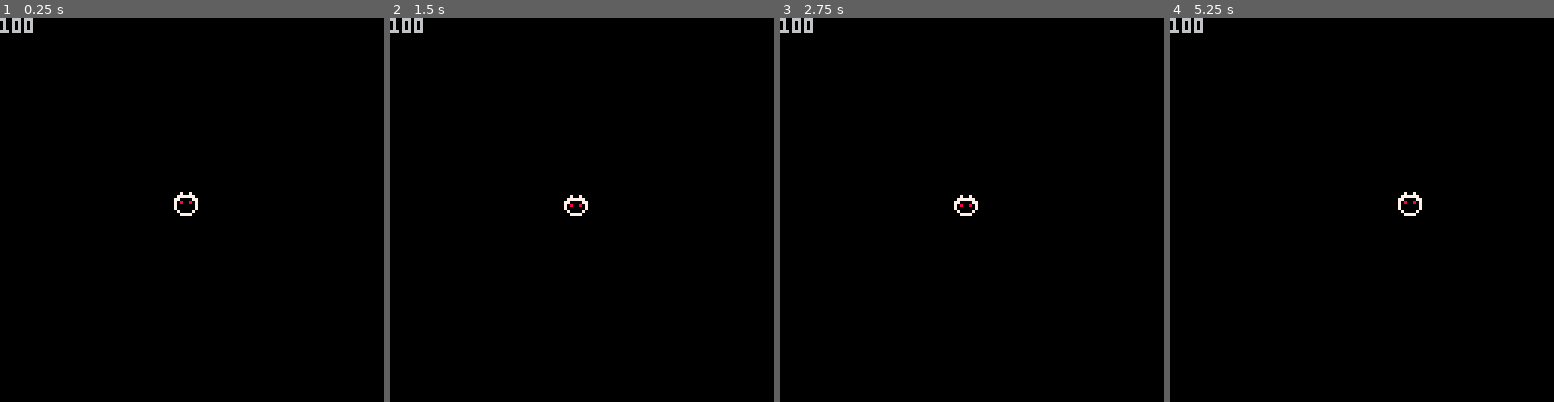
Above: before the commit, frames 1-4 (left to right).
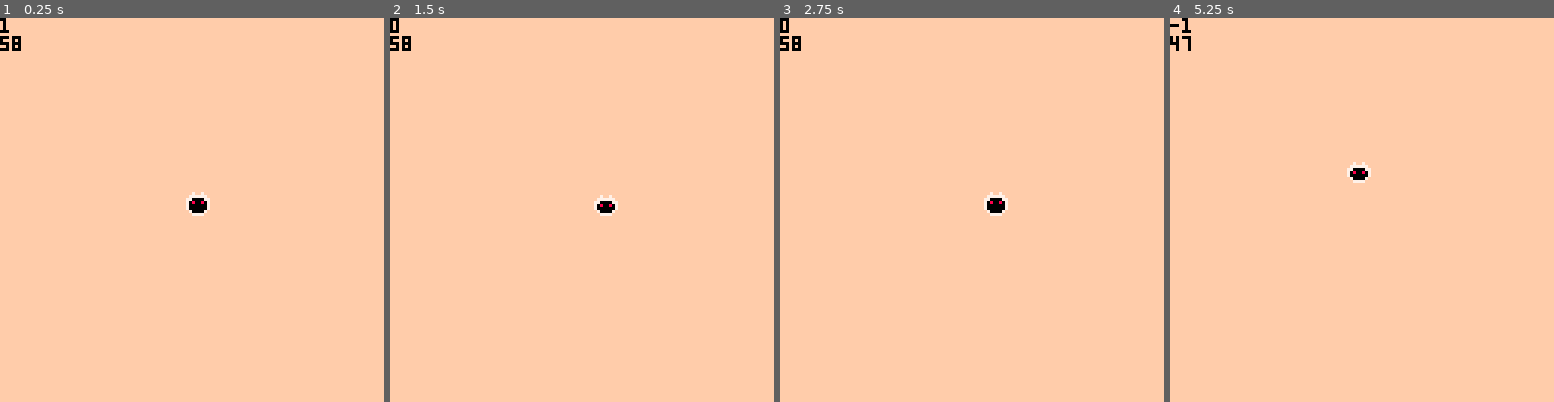
Above: after the commit, the same moments.

Repository: benbot/pico8-experiments
Game: PICO-8 cartridge testfennel.p8
The game is run twice, just before and just after one commit, with the same random seed, the same clock (stepped at 60 frames per second) and the same inputs.
Inputs:
- Up to frame 1 (0.25 s): no input
- Up to frame 2 (1.5 s): no input
- Up to frame 3 (2.75 s): no input
- Up to frame 4 (5.25 s): no input

The runs differ from the first frame. In frame 1, 100% of the frame differs, in the area x 0-100%, y 0-100%; in frame 2, 100%; in frame 3, 100%; in frame 4, 100%.

Commit message:
frame based animations and better filenames

Diff:
--- a/testfennel.p8
+++ b/testfennel.p8
@@ -1,8 +1,9 @@
 pico-8 cartridge // http://www.pico-8.com
 version 36
 __lua__
-p = {x = 58, y = 58, maxspeed = 0.5, maxaccel = 5, vel = {0, 0}, acc = {0, 0}, startframe = 1, frame = 1, maxframe = 1, direction = 4}
+pet = {x = 58, y = 58, maxspeed = 0.5, maxaccel = 5, vel = {0, 0}, acc = {0, 0}, startframe = 1, frame = 1, ["anim-length"] = 1, hunger = 50, maxhunger = 100, direction = {1, 0}}
 directions = {{0, 0}, {0, 0}, {0, 0}, {0, 0}, {1, 0}, {1, 1}, {0, 1}, {0, 0}, {-1, 0}, {-1, -1}, {0, -1}, {1, -1}, {-1, 1}}
+local fc = 1
 local function make_window(name, x, y, w, h, drawfn)
   local name0
   local _1_
@@ -17,69 +18,99 @@
   name0 = {x = x, y = y, w = w, h = h, ["text-lines"] = {}, drawfn = _1_}
   return nil
 end
-local function draw_player()
-  return spr(p.frame, p.x, p.y)
+local function draw_pet()
+  palt(0, nil)
+  palt(12, t)
+  spr(pet.frame, pet.x, pet.y)
+  palt(0, t)
+  return palt(12, nil)
 end
-local init_dir_timer = 1
-local dir_timer = init_dir_timer
-local last_time = 0
-local function player_update()
-  local time = t()
-  local delta = (time - last_time)
-  if (dir_timer <= 0) then
-    p.direction = (1 + flr(rnd(#directions)))
-    dir_timer = init_dir_timer
+local function idle_anim()
+  if (0 == (fc % 30)) then
+    if (pet.frame == (pet.startframe + pet["anim-length"])) then
+      pet.frame = pet.startframe
+      return nil
+    else
+      pet.frame = (1 + pet.frame)
+      return nil
+    end
   else
-    dir_timer = (dir_timer - delta)
+    return nil
   end
-  p.frame = (p.startframe + ((t() * 2) % (1 + p.maxframe)))
-  p.x = (p.x + (p.maxspeed * directions[p.direction][1]))
-  p.y = (p.y + (p.maxspeed * directions[p.direction][2]))
-  if (p.x > 120) then
-    p.x = 120
+end
+local function change_dir()
+  local walk_chance = flr(rnd(100))
+  if (walk_chance < 30) then
+    pet.direction = flr(rnd(#directions))
+    pet.y = flr(pet.y)
+    pet.x = flr(pet.x)
+    return nil
+  else
+    return nil
+  end
+end
+local function walk()
+  pet.x = (pet.x + (pet.maxspeed * pet.direction[1]))
+  pet.y = (pet.y + (pet.maxspeed * pet.direction[2]))
+  if (120 < pet.x) then
+    pet.x = 120
   else
   end
-  if (p.x < 0) then
-    p.x = 0
+  if (0 > pet.x) then
+    pet.x = 0
   else
   end
-  if (p.y > 120) then
-    p.y = 120
+  if (120 < pet.y) then
+    pet.y = 120
   else
   end
-  if (p.y < 0) then
-    p.y = 0
+  if (0 > pet.y) then
+    pet.y = 0
+    return nil
+  else
+    return nil
+  end
+end
+local function pet_update()
+  idle_anim()
+  walk()
+  if (0 == (fc % 20)) then
+    if (45 < flr(rnd(100))) then
+      pet.direction = rnd(directions)
+    else
+    end
   else
   end
-  last_time = time
-  return nil
-end
-local function draw_textbox()
-  local rect_w = 100
-  local rect_h = 30
-  return print(rect_w)
+  if (pet.hunger < 10) then
+    pet.startframe = 3
+    return nil
+  else
+    return nil
+  end
 end
 local function _init()
-  make_window(test, 0, 0, 0, 0)
   return music(0)
 end
 local function _update()
-  return player_update()
+  return pet_update()
 end
 local function _draw()
-  cls(0)
-  draw_player()
-  return draw_textbox()
+  cls(15)
+  draw_pet()
+  print(pet.direction[1], 0)
+  print(pet.y, 0)
+  fc = (fc + 1)
+  return nil
 end
 __gfx__
-00000000007007000000000000000000000000000000000000000000000000000000000000000000000000000000000000000000000000000000000000000000
-00000000077777700070070000000000000000000000000000000000000000000000000000000000000000000000000000000000000000000000000000000000
-00700700770000770777777000000000000000000000000000000000000000000000000000000000000000000000000000000000000000000000000000000000
-00077000708008077700007700000000000000000000000000000000000000000000000000000000000000000000000000000000000000000000000000000000
-00077000700000077080080700000000000000000000000000000000000000000000000000000000000000000000000000000000000000000000000000000000
-00700700700000077000000700000000000000000000000000000000000000000000000000000000000000000000000000000000000000000000000000000000
-00000000070000700700007000000000000000000000000000000000000000000000000000000000000000000000000000000000000000000000000000000000
-00000000007777000077770000000000000000000000000000000000000000000000000000000000000000000000000000000000000000000000000000000000
+00000000cc7cc7cccccccccccc7cc7cccccccccc0000000000000000000000000000000000000000000000000000000000000000000000000000000000000000
+00000000c777777ccc7cc7ccc777777cc7cccc7c0000000000000000000000000000000000000000000000000000000000000000000000000000000000000000
+0070070077000077c777777c77000077c777777c0000000000000000000000000000000000000000000000000000000000000000000000000000000000000000
+00077000708008077700007770000007770000770000000000000000000000000000000000000000000000000000000000000000000000000000000000000000
+00077000700000077080080770000007709009070000000000000000000000000000000000000000000000000000000000000000000000000000000000000000
+00700700700000077000000770900907700000070000000000000000000000000000000000000000000000000000000000000000000000000000000000000000
+00000000c700007cc700007cc700007cc700007c0000000000000000000000000000000000000000000000000000000000000000000000000000000000000000
+00000000cc7777cccc7777cccc7777cccc7777cc0000000000000000000000000000000000000000000000000000000000000000000000000000000000000000
 00000000000000000000000000000000000000000000000000000000000000000000000000000000000000000000000000000000000000000000000000000000
 00000000000000000000000000000000000000000000000000000000000000000000000000000000000000000000000000000000000000000000000000000000
 00000000000000000000000000000000000000000000000000000000000000000000000000000000000000000000000000000000000000000000000000000000
Not shown, changed: emacsscriope.el
Not shown, changed: testfennel.fnl
